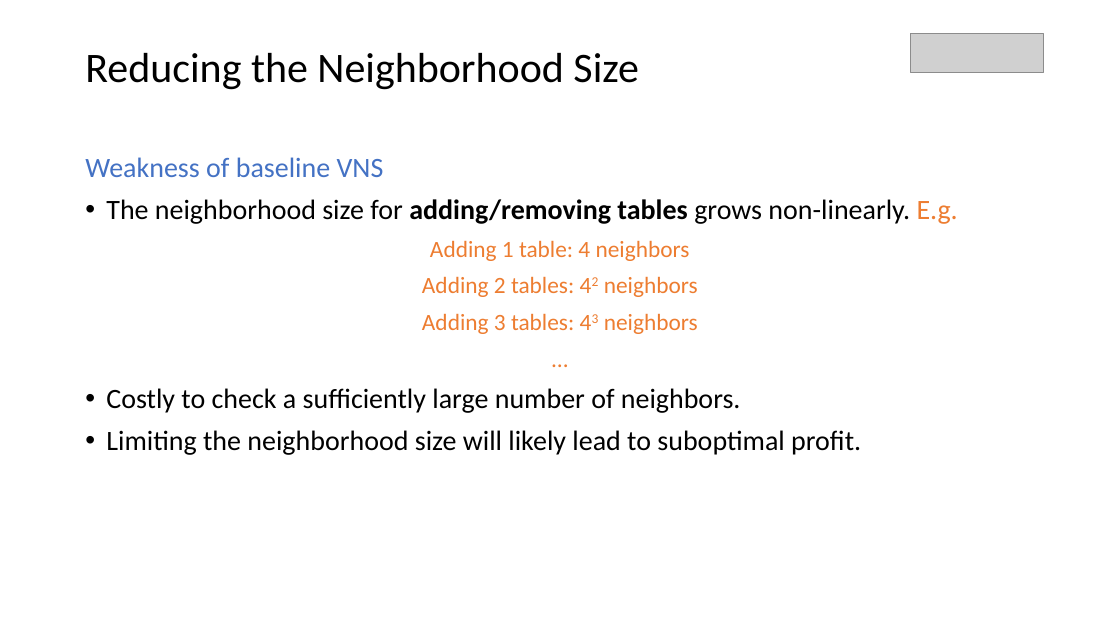
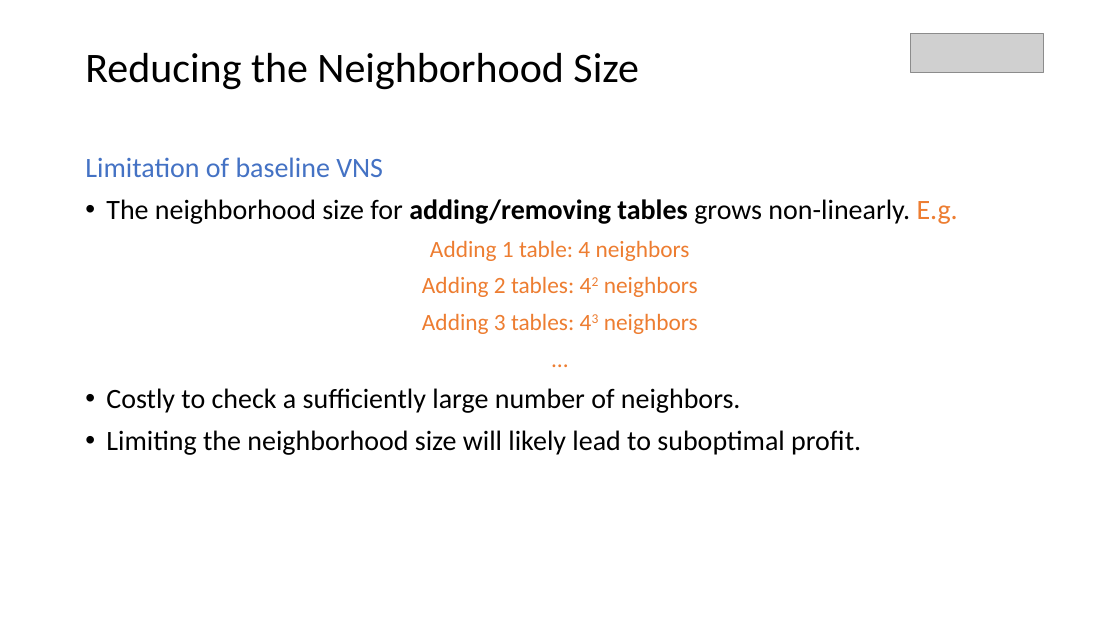
Before and after one commit to parkjan4/OptSim, a slide deck: slide 5 of Presentation.pptx. Drawn at 1120x630 pixels with LibreOffice and Linux fonts; fonts in the diff are those of the drawing; grey boxes stand for pictures. Boxes give left, top, right and bottom in pixels: in the first picture for what was removed or moved away, otherwise in the second. Text is boxed around its words. In the diff, an @@ line names an element or a change of style, - is before the commit and + after.

```diff
--- a/Presentation.pptx
+++ b/Presentation.pptx
@@ text at [85,157,383,177]: text changed @@
-Weakness of baseline VNS
+Limitation of baseline VNS
```
Also in this commit, not shown: 1 other slide changed, 1 slide added, 12 other files.
